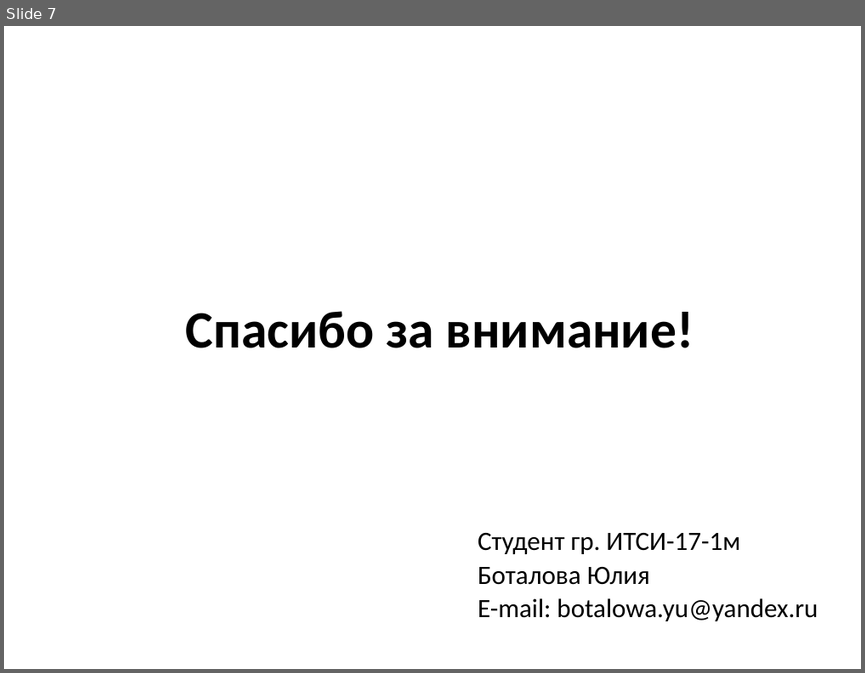
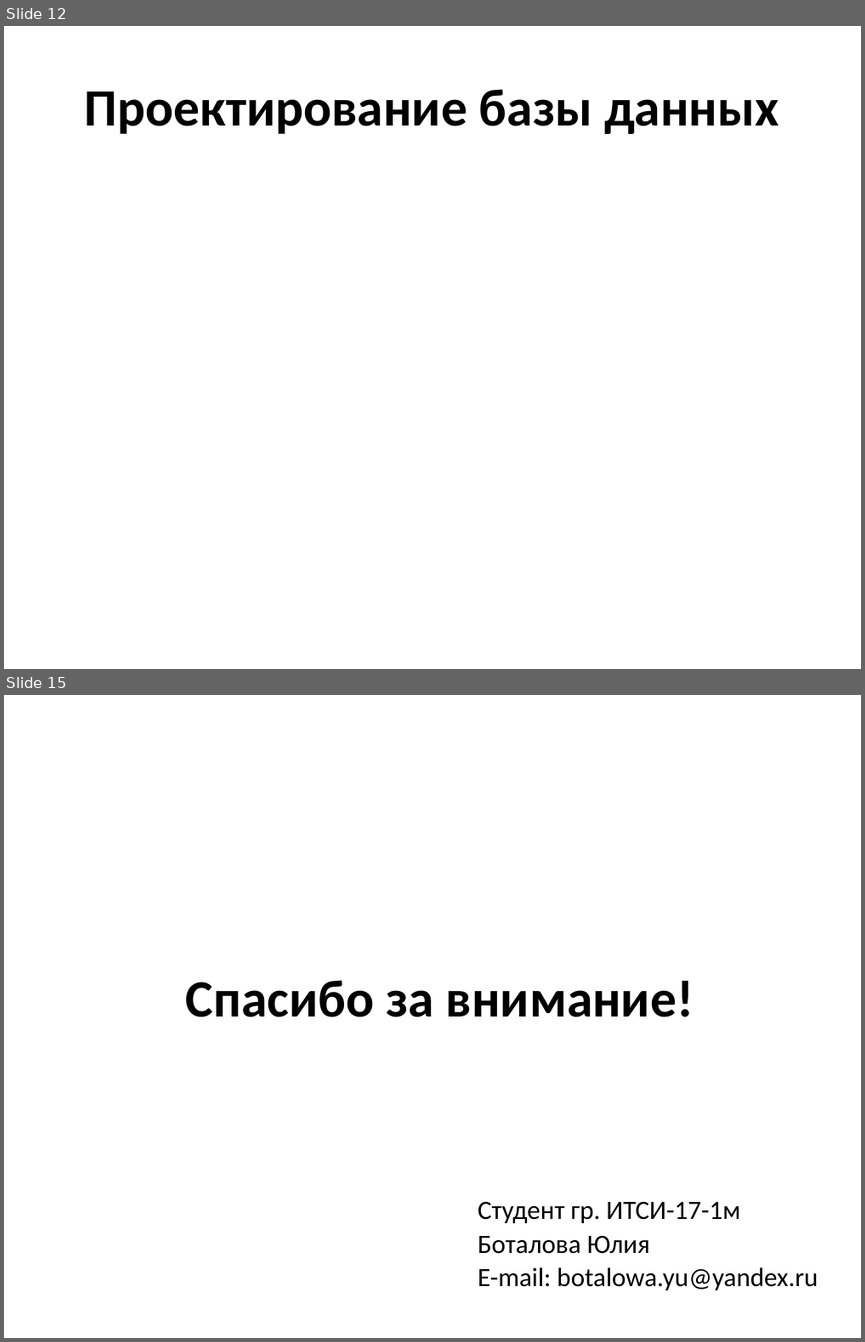
Before and after one commit to JulkaBotalova/NIR, a slide deck: НИР/Выступление 14.05.pptx. Shown one above the other, each under a label of ours: slide 7 before the commit, slides 12 and 15 after it; the slides between them are not shown. The pictures are 865x673 and 865x1342 pixels, drawn with LibreOffice and Linux fonts; fonts in the diff are those of the drawing. Boxes give left, top, right and bottom in pixels: in the first picture for what was removed or moved away, otherwise in the second. Text is boxed around its words. In the diff, an @@ line names an element or a change of style, - is before the commit and + after.

```diff
--- a/НИР/Выступление 14.05.pptx
+++ b/НИР/Выступление 14.05.pptx
@@ slide 12 added at (4,26,861,669), background #FFFFFF @@
@@ title added at (85,89,778,134), 44 pt, text #000000, bold @@
+Проектирование базы данных
@@ what was slide 7 is now slide 15 @@
```
Also in this commit, not shown: 4 slides changed, 9 other slides added, 2 slides removed, 7 other files.
